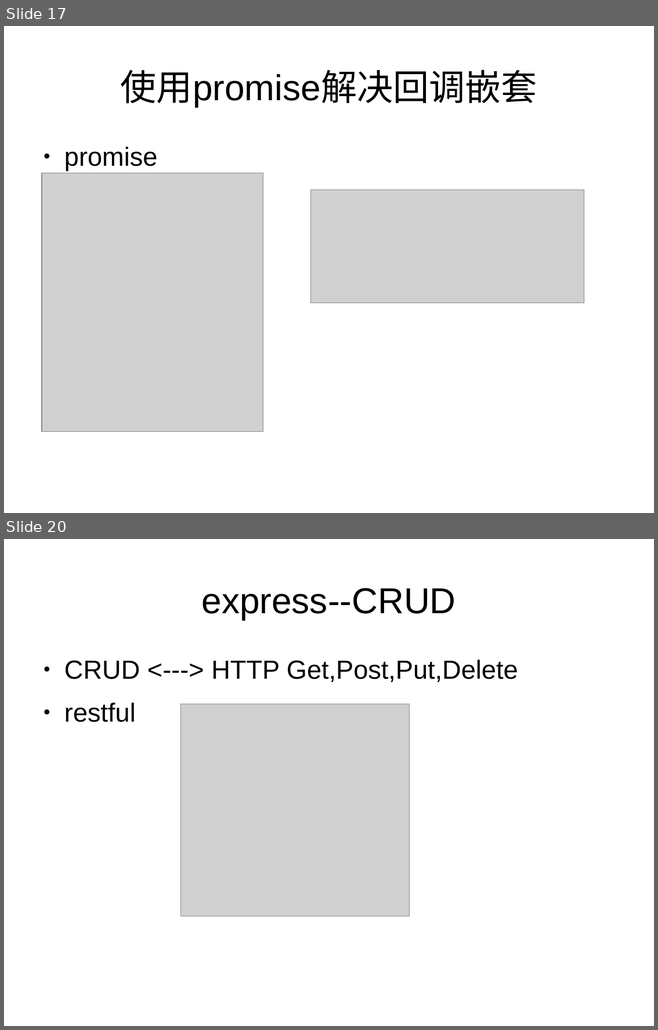
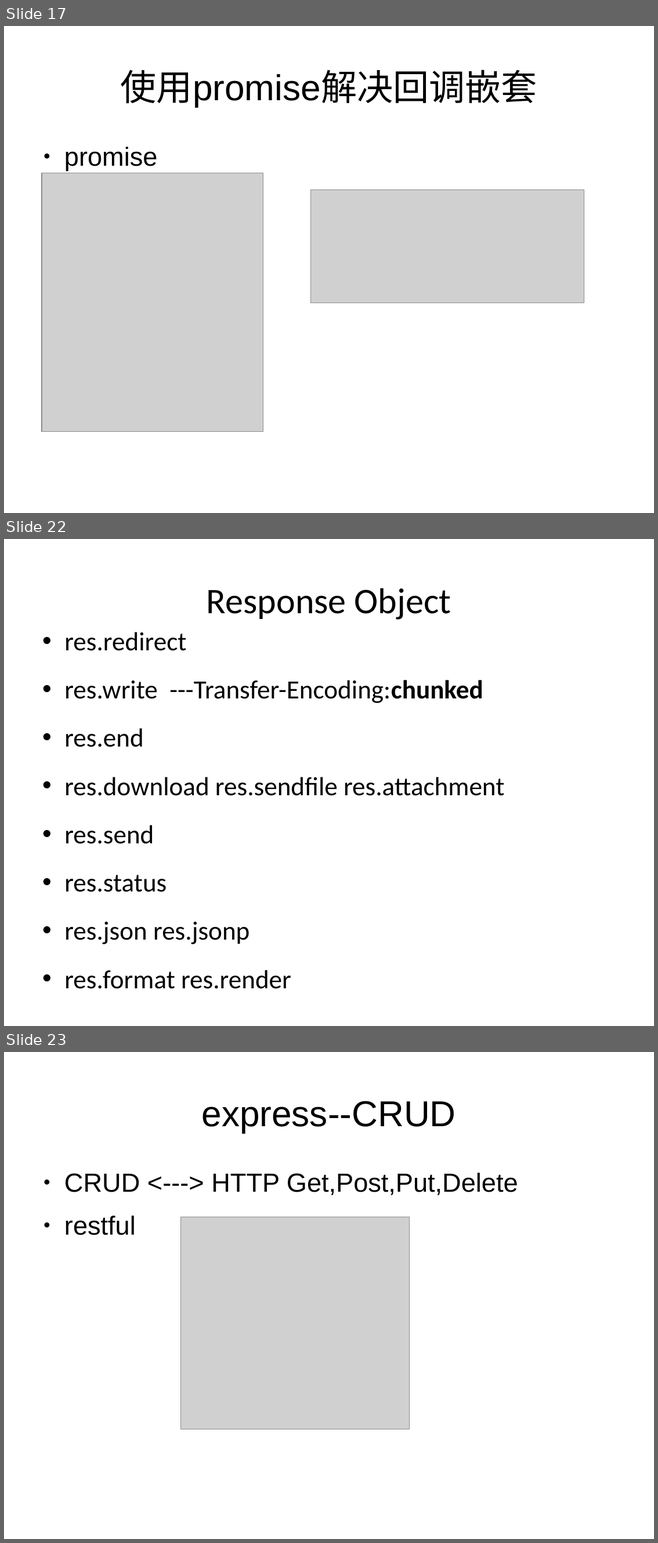
Before and after one commit to dongyuwei/frontend-utils, a slide deck: nodejs-web-dev-demo/nodejs-web-dev.odp. Shown one above the other, each under a label of ours: slides 17 and 20 before the commit, slides 17, 22 and 23 after it; the slides between them are not shown. The pictures are 658x1030 and 658x1543 pixels, drawn with LibreOffice and Linux fonts; fonts in the diff are those of the drawing; grey boxes stand for pictures. Boxes give left, top, right and bottom in pixels: in the first picture for what was removed or moved away, otherwise in the second. Text is boxed around its words. In the diff, an @@ line names an element or a change of style, - is before the commit and + after.

```diff
--- a/nodejs-web-dev-demo/nodejs-web-dev.odp
+++ b/nodejs-web-dev-demo/nodejs-web-dev.odp
@@ slide 22 added at bbox=[4, 539, 654, 1026], background #FFFFFF @@
@@ title added at bbox=[206, 588, 451, 620], 44 pt, text #000000 @@
+Response Object
@@ text added at bbox=[64, 632, 504, 989], 32 pt, text #000000 @@
+• res.redirect
+• res.write ---Transfer-Encoding:chunked
+• res.end
+• res.download res.sendfile res.attachment
+• res.send
+• res.status
+• res.json res.jsonp
+• res.format res.render
@@ what was slide 20 is now slide 23 @@
```
Also in this commit, not shown: 3 slides changed, 4 other slides added, 1 other file.
